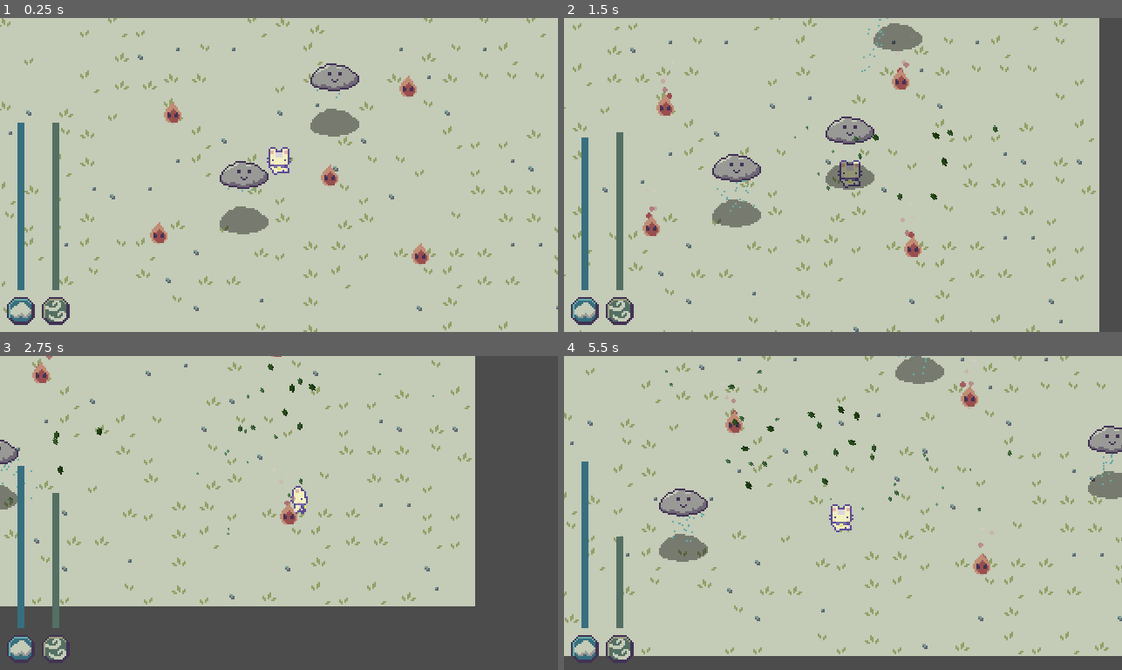
Above: before the commit, frames 1-4 (two rows, left to right).
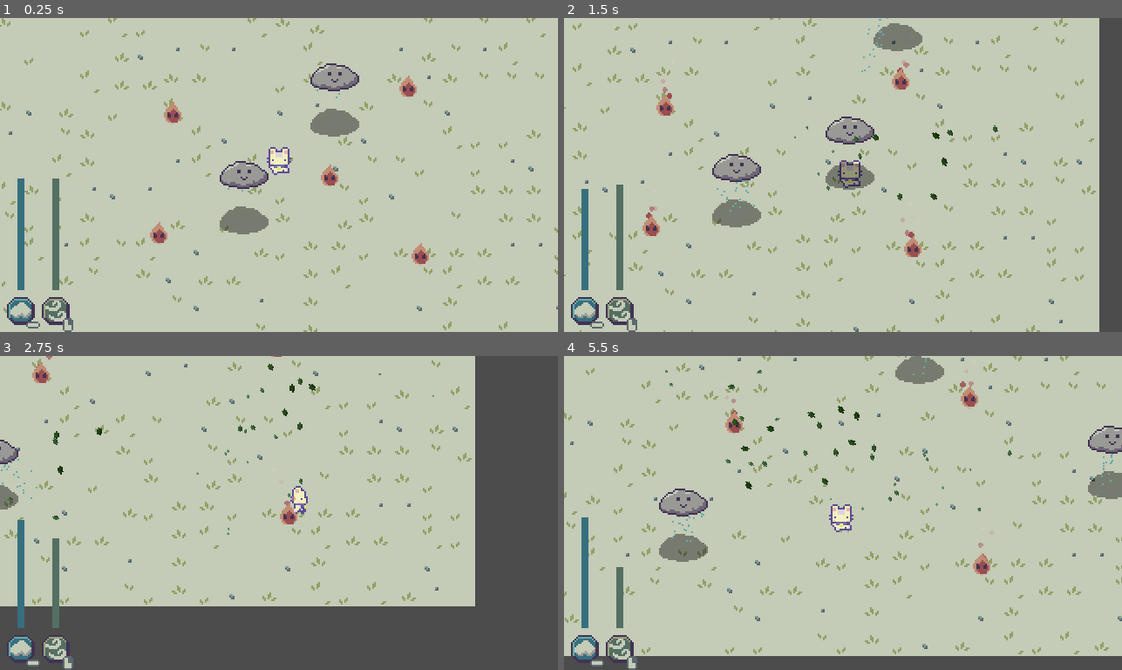
Above: after the commit, the same moments.

Repository: Boyquotes/cloud-keeper
Game: Godot game, scene res://Main.tscn
Two runs of this game, one before a commit and one after it. Both use one fixed random seed, a clock stepped at 60 frames per second and the inputs below.
Inputs (mouse positions are in pixels of both pictures, inside the frame that each line leads up to):
- Up to frame 1 (0.25 s): no input
- Up to frame 2 (1.5 s): move the mouse to (965, 159) at 0.52 s; hold D (move_right) 0.53-1.28 s; click (965, 159) at 0.6 s; move the mouse to (731, 190) at 1.27 s; hold S (move_down) from 1.28 s (still down); tap Space (spawn_cloud) at 1.35 s
- Up to frame 3 (2.75 s): click (167, 528) at 1.55 s; move the mouse to (334, 443) at 2.02 s; release S (move_down) at 2.03 s; hold D (move_right) from 2.03 s (still down); click (334, 443) at 2.1 s
- Up to frame 4 (5.5 s): move the mouse to (815, 575) at 2.77 s; release D (move_right) at 2.78 s; hold W (move_up) 2.78-3.53 s; click (815, 575) at 2.85 s; move the mouse to (1010, 560) at 3.52 s; hold A (move_left) 3.53-5.03 s; tap Space (spawn_cloud) at 3.6 s; click (1010, 560) at 3.8 s; move the mouse to (675, 465) at 4.27 s; click (675, 465) at 4.35 s; move the mouse to (870, 513) at 5.02 s; hold S (move_down) from 5.03 s (still down); click (870, 513) at 5.1 s

The runs differ from the first frame. In frame 1, 0.5% of the frame differs, in the area x 3-14%, y 33-100%; in frame 2, 0.5%; in frame 3, 0.5%, in the area x 3-14%, y 35-100%; in frame 4, 0.5%.

Commit message:
Added control hints

Diff:
--- a/src/scenes/cloud/Cloud.gd
+++ b/src/scenes/cloud/Cloud.gd
@@ -17,4 +17,5 @@
 
 func move(player_pos: Vector2, wind_speed: float):
 	var wind_velocity = player_pos.direction_to(global_position) * wind_speed
-	velocity += wind_velocity
+	var new_velocity = velocity + wind_velocity
+	velocity = new_velocity.clamped(wind_speed)
--- a/src/ui/HUD.tscn
+++ b/src/ui/HUD.tscn
@@ -10,9 +10,17 @@
 atlas = ExtResource( 1 )
 region = Rect2( 48, 0, 16, 16 )
 
+[sub_resource type="AtlasTexture" id=7]
+atlas = ExtResource( 1 )
+region = Rect2( 0, 8, 8, 8 )
+
 [sub_resource type="AtlasTexture" id=6]
 atlas = ExtResource( 1 )
 region = Rect2( 32, 0, 16, 16 )
+
+[sub_resource type="AtlasTexture" id=8]
+atlas = ExtResource( 1 )
+region = Rect2( 8, 0, 8, 8 )
 
 [node name="HUD" type="MarginContainer"]
 anchor_right = 1.0
@@ -34,14 +42,14 @@
 margin_bottom = 172.0
 alignment = 2
 
-[node name="CloudIcon" type="Control" parent="VBoxContainer/CloudMeter"]
-margin_top = 52.0
+[node name="Control" type="Control" parent="VBoxContainer/CloudMeter"]
+margin_top = 84.0
 margin_right = 16.0
-margin_bottom = 52.0
+margin_bottom = 84.0
 size_flags_horizontal = 3
 
 [node name="CenterContainer" type="CenterContainer" parent="VBoxContainer/CloudMeter"]
-margin_top = 56.0
+margin_top = 88.0
 margin_right = 16.0
 margin_bottom = 152.0
 
@@ -49,8 +57,8 @@
 unique_name_in_owner = true
 margin_left = 6.0
 margin_right = 10.0
-margin_bottom = 96.0
-rect_min_size = Vector2( 4, 96 )
+margin_bottom = 64.0
+rect_min_size = Vector2( 4, 64 )
 theme = SubResource( 1 )
 step = 0.01
 value = 100.0
@@ -59,11 +67,19 @@
 tint_progress = Color( 0.219608, 0.439216, 0.501961, 1 )
 nine_patch_stretch = true
 
-[node name="CloudIcon2" type="TextureRect" parent="VBoxContainer/CloudMeter"]
+[node name="CloudIcon" type="TextureRect" parent="VBoxContainer/CloudMeter"]
 margin_top = 156.0
 margin_right = 16.0
 margin_bottom = 172.0
 texture = SubResource( 5 )
+stretch_mode = 4
+
+[node name="ControlHint" type="TextureRect" parent="VBoxContainer/CloudMeter/CloudIcon"]
+margin_left = -5.0
+margin_top = -4.0
+margin_right = 35.0
+margin_bottom = 36.0
+texture = SubResource( 7 )
 stretch_mode = 4
 
 [node name="WindMeter" type="VBoxContainer" parent="VBoxContainer"]
@@ -72,14 +88,14 @@
 margin_bottom = 172.0
 alignment = 2
 
-[node name="WindIcon" type="Control" parent="VBoxContainer/WindMeter"]
-margin_top = 52.0
+[node name="Control" type="Control" parent="VBoxContainer/WindMeter"]
+margin_top = 84.0
 margin_right = 16.0
-margin_bottom = 52.0
+margin_bottom = 84.0
 size_flags_horizontal = 3
 
 [node name="CenterContainer" type="CenterContainer" parent="VBoxContainer/WindMeter"]
-margin_top = 56.0
+margin_top = 88.0
 margin_right = 16.0
 margin_bottom = 152.0
 
@@ -87,8 +103,8 @@
 unique_name_in_owner = true
 margin_left = 6.0
 margin_right = 10.0
-margin_bottom = 96.0
-rect_min_size = Vector2( 4, 96 )
+margin_bottom = 64.0
+rect_min_size = Vector2( 4, 64 )
 theme = SubResource( 1 )
 step = 0.01
 value = 100.0
@@ -97,9 +113,17 @@
 tint_progress = Color( 0.333333, 0.439216, 0.392157, 1 )
 nine_patch_stretch = true
 
-[node name="WindIcon2" type="TextureRect" parent="VBoxContainer/WindMeter"]
+[node name="WindIcon" type="TextureRect" parent="VBoxContainer/WindMeter"]
 margin_top = 156.0
 margin_right = 16.0
 margin_bottom = 172.0
 texture = SubResource( 6 )
 stretch_mode = 4
+
+[node name="ControlHint" type="TextureRect" parent="VBoxContainer/WindMeter/WindIcon"]
+margin_left = -5.0
+margin_top = -4.0
+margin_right = 35.0
+margin_bottom = 36.0
+texture = SubResource( 8 )
+stretch_mode = 4
Not shown: 1 places in src/ui/HUD.tscn that only renumber resources
